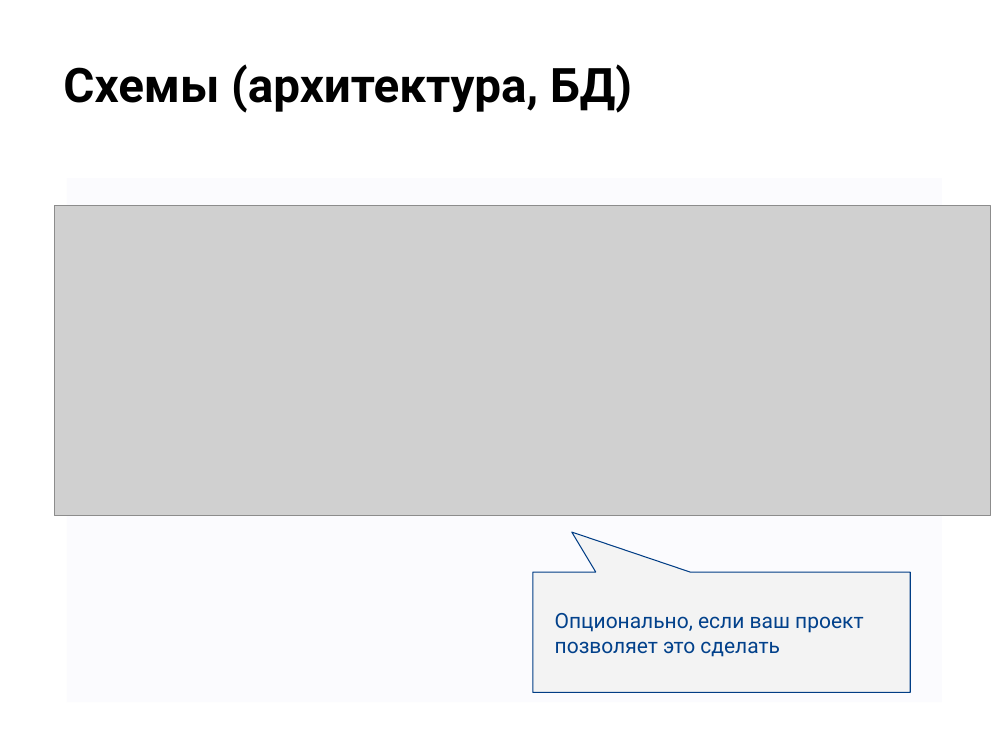
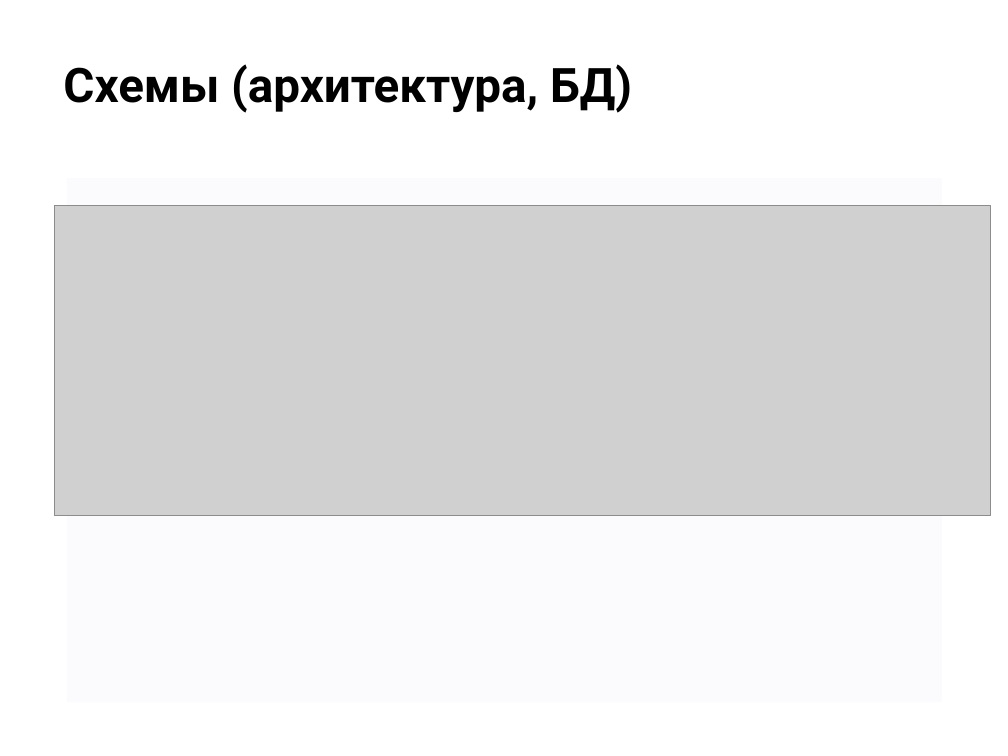
Before and after one commit to AlekseyFilatov/-OTUS_hw_kafka, a slide deck: slide 14 of project/Защита_проекта_Микросервис_на_основе_Apache_Kafka.pptx. Drawn at 1008x756 pixels with LibreOffice and Linux fonts; fonts in the diff are those of the drawing; grey boxes stand for pictures; background and template pictures are left out. Boxes give left, top, right and bottom in pixels: in the first picture for what was removed or moved away, otherwise in the second. Text is boxed around its words. In the diff, an @@ line names an element or a change of style, - is before the commit and + after.

```diff
--- a/project/Защита_проекта_Микросервис_на_основе_Apache_Kafka.pptx
+++ b/project/Защита_проекта_Микросервис_на_основе_Apache_Kafka.pptx
@@ speech box removed at (533,573,910,692) @@
-Опционально, если ваш проект позволяет это сделать
```
Also in this commit, not shown: 4 other slides changed, 1 other file.
